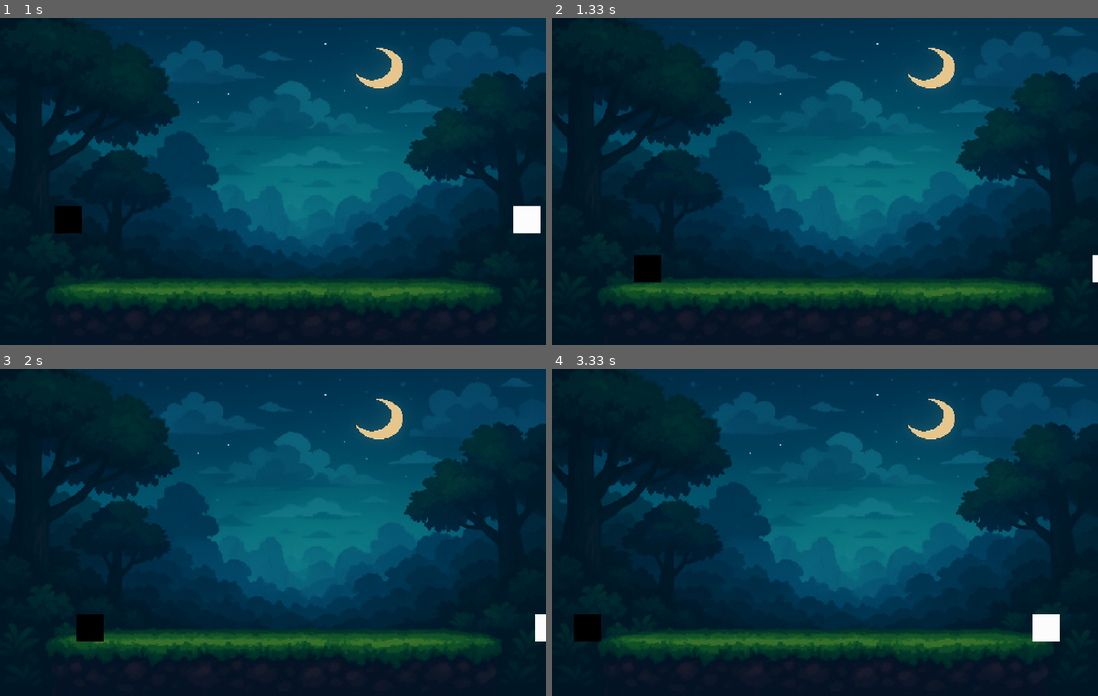
Above: before the commit, frames 1-4 (two rows, left to right).
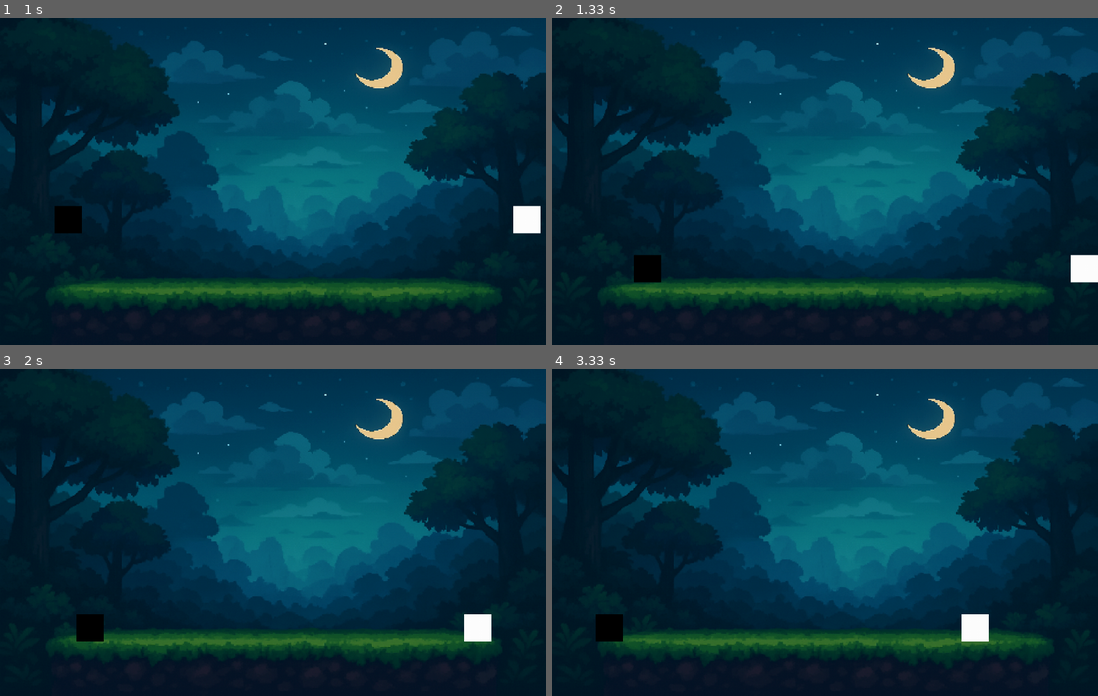
Above: after the commit, the same moments.

Repository: soishizaki/Pygame
Game: pygame game, started from lutinha.py
The game is run twice, just before and just after one commit, with the same random seed, the same clock (stepped at 60 frames per second) and the same inputs.
Inputs:
- Up to frame 1 (1 s): hold Right 0.33-0.8 s; hold Up from 0.83 s (still down); hold W from 0.83 s (still down)
- Up to frame 2 (1.33 s): release Up at 1.13 s; release W at 1.13 s; hold Right from 1.17 s (still down); hold D from 1.17 s (still down)
- Up to frame 3 (2 s): release Right at 1.63 s; release D at 1.63 s; hold Left from 1.67 s (still down); hold A from 1.67 s (still down)
- Up to frame 4 (3.33 s): release Left at 2.2 s; release A at 2.2 s; hold Left 2.23-2.63 s; hold A 2.23-2.63 s; hold Up 2.67-3.03 s; hold W 2.67-3.03 s; hold Right from 3.07 s (still down); hold D from 3.07 s (still down)

Frame 1 is identical in both runs. In frame 2, 0.3% of the frame differs, in the area x 95-99%, y 72-81%; in frame 3, 0.6%; in frame 4, 1.5%, in the area x 4-93%, y 75-84%.

Commit message:
limites pro personagem não conseguir sair da parede

Diff:
--- a/lutinha.py
+++ b/lutinha.py
@@ -87,6 +87,15 @@
             pulo2 = False
             velocidade_pulo2 = 0
 
+    # Limites horizontais
+    x1 = max(0, min(x1, largura - largura_personagem))
+    x2 = max(0, min(x2, largura - largura_personagem))
+
+    # Limites verticais (evita que bugue o pulo)
+    y1 = min(y1, chao - altura_personagem)
+    y2 = min(y2, chao - altura_personagem)
+
+
     # Desenha o fundo na tela
     tela.blit(fundo, (0, 0))
 
